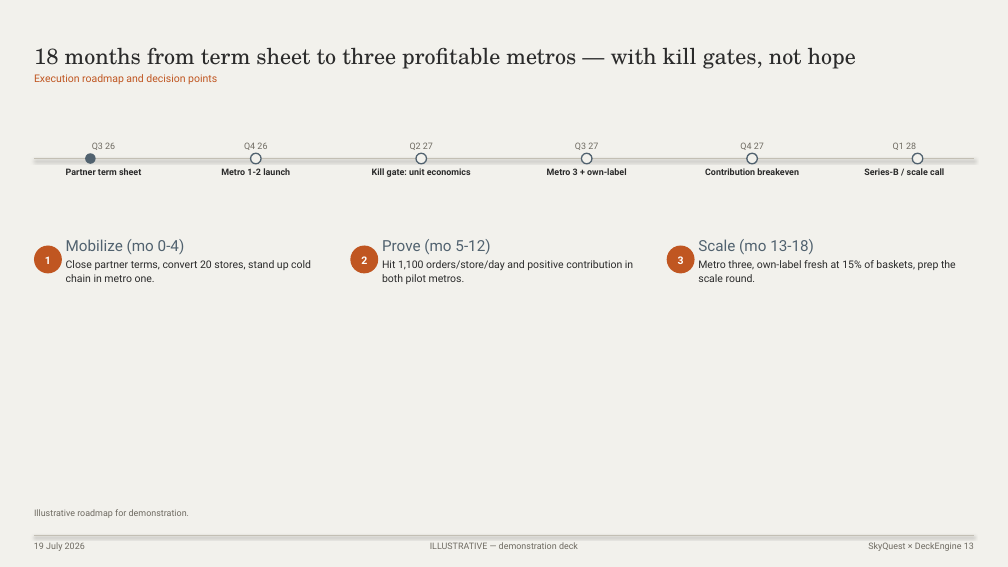
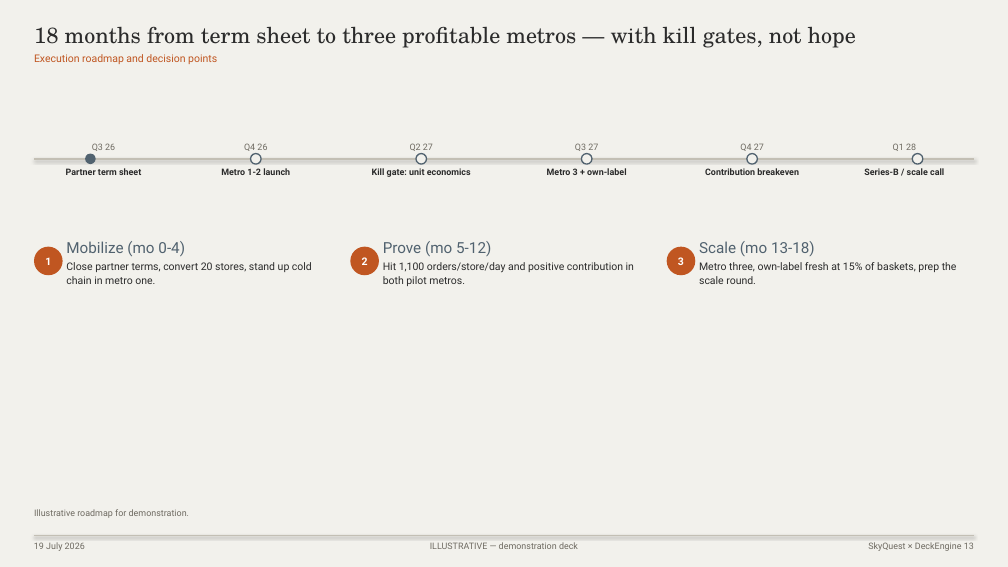
Before and after one commit to addiskers/pptv1, a slide deck: slide 13 of eval/out/showcase_qcommerce.pptx. Drawn at 1008x567 pixels with LibreOffice and Linux fonts; fonts in the diff are those of the drawing. Boxes give left, top, right and bottom in pixels: in the first picture for what was removed or moved away, otherwise in the second. Text is boxed around its words. In the diff, an @@ line names an element or a change of style, - is before the commit and + after.

```diff
--- a/eval/out/showcase_qcommerce.pptx
+++ b/eval/out/showcase_qcommerce.pptx
@@ text "18 months from term sheet ...": place and size @@
-text "18 months from term sheet ..." at <box>34,47,856,69</box>
+text "18 months from term sheet ..." at <box>34,26,856,48</box>
@@ text "18 months from term sheet ..." at <box>34,26,856,48</box>: line spacing 23.9pt to 24.4pt @@
@@ line spacing 13.3pt to 13.6pt in 7 elements at <box>66,262,312,284</box>, <box>383,262,634,286</box>, <box>699,262,957,284</box>, <box>34,247,63,275</box>, <box>350,247,379,275</box>, <box>667,247,696,275</box>, <box>34,54,217,64</box> @@
@@ text "Execution roadmap and decision points": place and size @@
-text "Execution roadmap and decision points" at <box>34,74,217,84</box>
+text "Execution roadmap and decision points" at <box>34,54,217,64</box>
@@ line spacing 19.3pt to 19.8pt in 3 elements at <box>66,241,185,256</box>, <box>383,241,491,256</box>, <box>699,241,815,256</box> @@
```
Also in this commit, not shown: 13 other slides changed, 26 other files.
